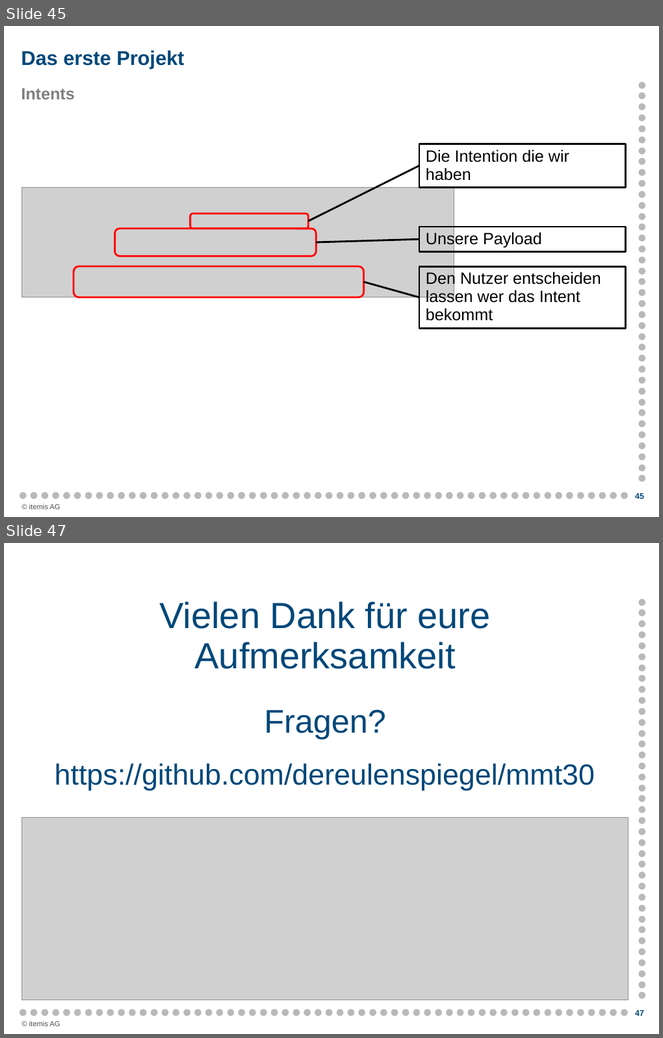
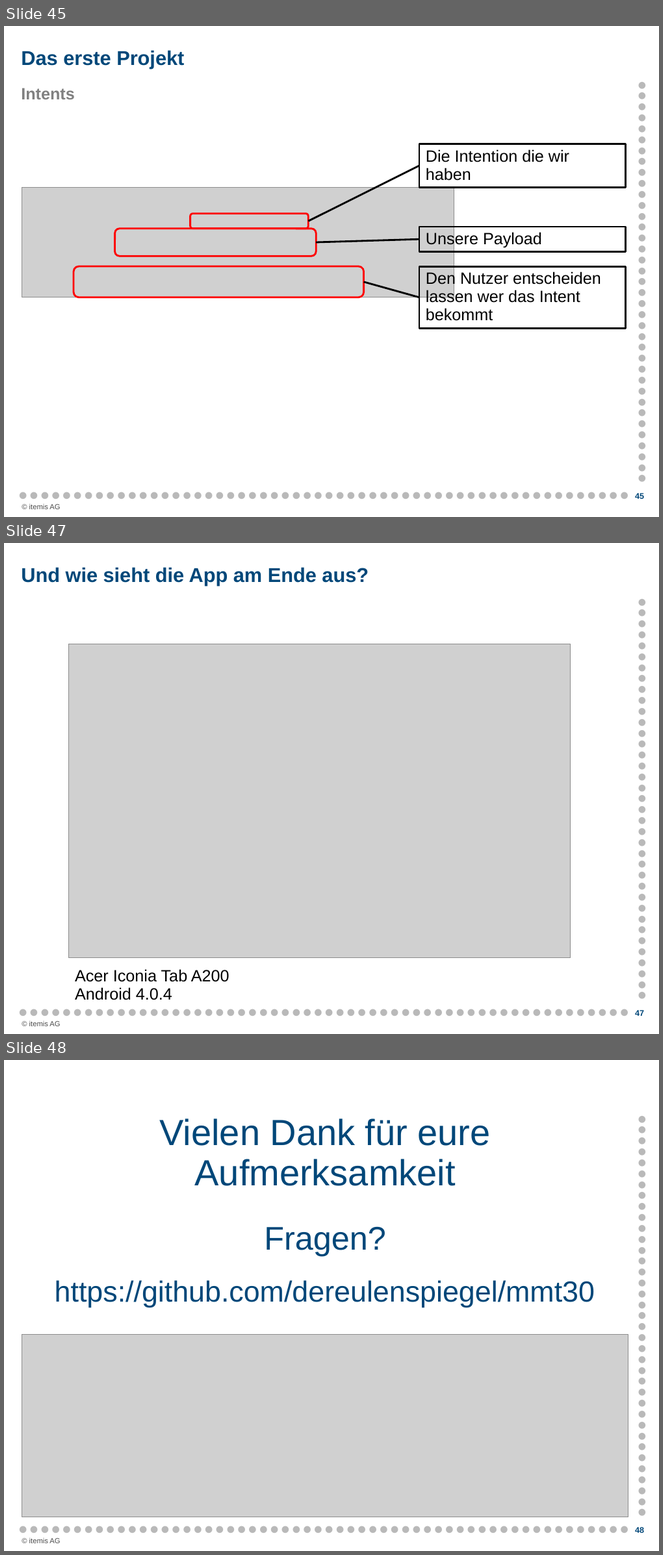
Before and after one commit to dereulenspiegel/mmt30, a slide deck: mmt30_hello_android.pptx. Shown one above the other, each under a label of ours: slides 45 and 47 before the commit, slides 45, 47 and 48 after it; the slides between them are not shown. The pictures are 663x1038 and 663x1555 pixels, drawn with LibreOffice and Linux fonts; fonts in the diff are those of the drawing; grey boxes stand for pictures; background and template pictures are left out. Boxes give left, top, right and bottom in pixels: in the first picture for what was removed or moved away, otherwise in the second. Text is boxed around its words. In the diff, an @@ line names an element or a change of style, - is before the commit and + after.

```diff
--- a/mmt30_hello_android.pptx
+++ b/mmt30_hello_android.pptx
@@ slide 47 added at (4,543,659,1034), background #FFFFFF; not listed: 3 template elements that a slide beside it also shows @@
@@ title added at (21,567,369,585), 22 pt, text #004779, bold @@
+Und wie sieht die App am Ende aus?
@@ picture added at (68,644,571,958) @@
@@ text added at (75,969,230,1001), 18 pt, text #000000 @@
+Acer Iconia Tab A200 Android 4.0.4
@@ page number added at (635,1010,644,1016), 9 pt, text #004779, bold @@
+47
@@ what was slide 47 is now slide 48 @@
@@ page number at (635,1527,644,1533): text changed @@
-47
+48
```
Also in this commit, not shown: 1 slide changed, 1 other file.
